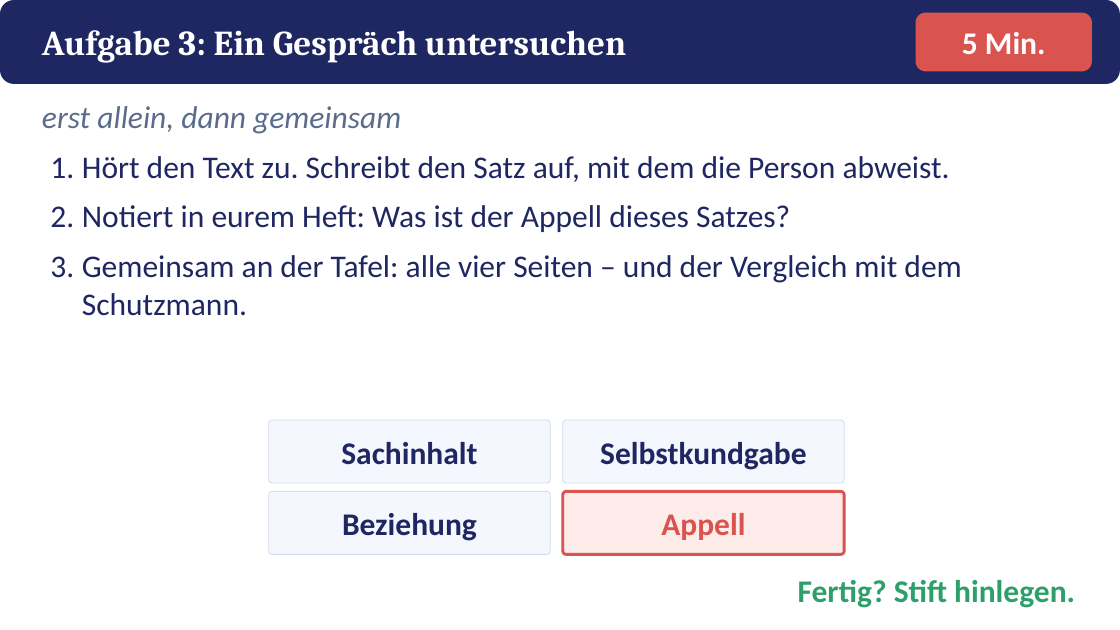
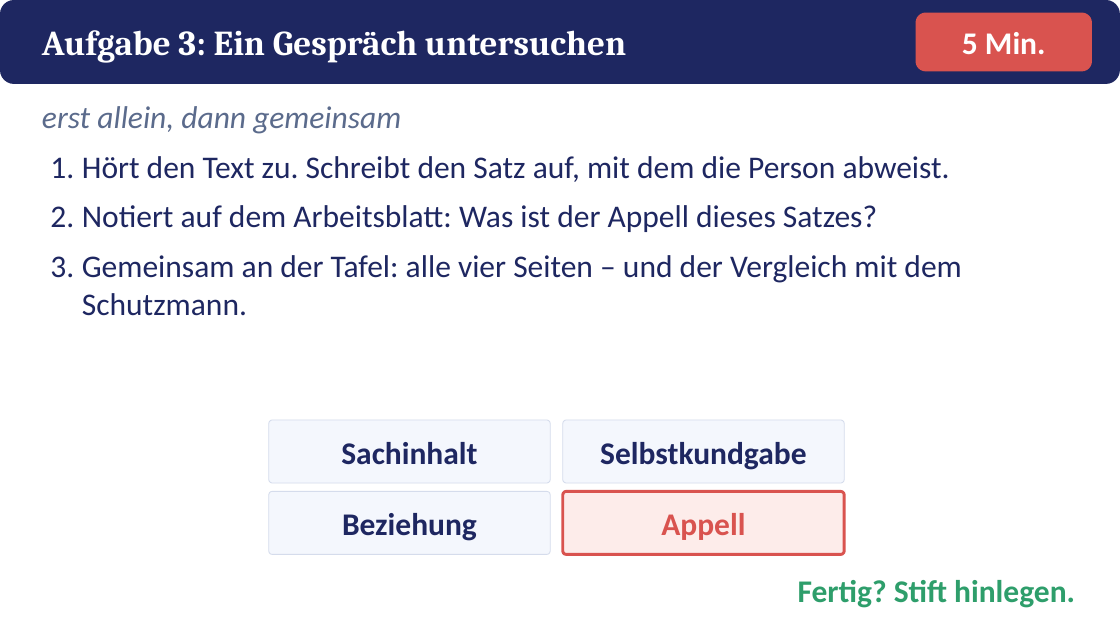
Before and after one commit to golzkonstantin-gif/Schule, a slide deck: slide 18 of Deutsch_11/Kafka_Gibs_auf/Praesentation_Gibs_auf.pptx. Drawn at 1120x630 pixels with LibreOffice and Linux fonts; fonts in the diff are those of the drawing. Boxes give left, top, right and bottom in pixels: in the first picture for what was removed or moved away, otherwise in the second. Text is boxed around its words. In the diff, an @@ line names an element or a change of style, - is before the commit and + after.

```diff
--- a/Deutsch_11/Kafka_Gibs_auf/Praesentation_Gibs_auf.pptx
+++ b/Deutsch_11/Kafka_Gibs_auf/Praesentation_Gibs_auf.pptx
@@ text at [82, 205, 877, 232]: text changed @@
-2. Notiert in eurem Heft: Was ist der Appell dieses Satzes?
+2. Notiert auf dem Arbeitsblatt: Was ist der Appell dieses Satzes?
```
Also in this commit, not shown: 5 other slides changed, 12 other files.
